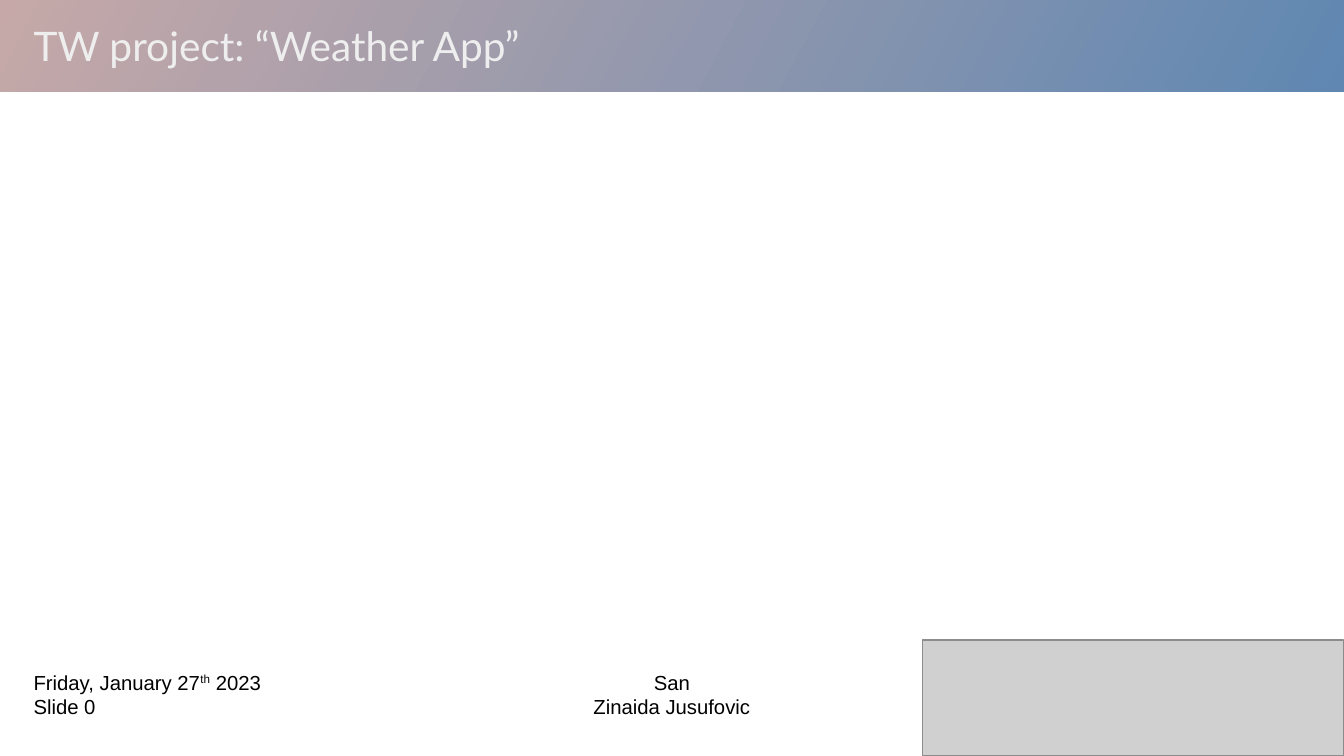
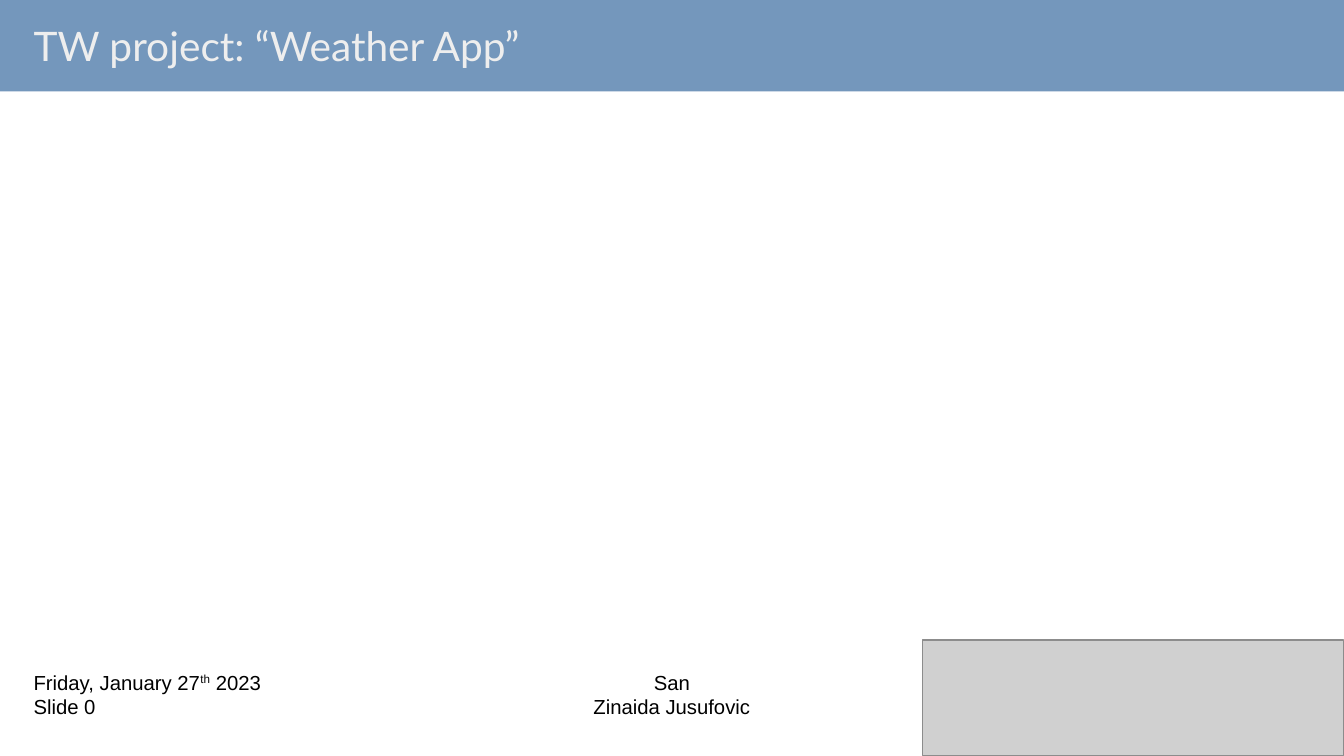
Before and after one commit to CodecoolGlobal/weather-app-javascript-San040893, a slide deck: slide 1 of Presentation/20230127_WeatherApp presentation_San.odp. Drawn at 1344x756 pixels with LibreOffice and Linux fonts; fonts in the diff are those of the drawing; grey boxes stand for pictures. Boxes give left, top, right and bottom in pixels: in the first picture for what was removed or moved away, otherwise in the second. Text is boxed around its words. In the diff, an @@ line names an element or a change of style, - is before the commit and + after.

```diff
--- a/Presentation/20230127_WeatherApp presentation_San.odp
+++ b/Presentation/20230127_WeatherApp presentation_San.odp
@@ rectangle at [0, 0, 1344, 91]: fill gradient #B48C8C to #2A6099 to #2A6099 at 65% opacity @@
```
Also in this commit, not shown: 2 other files.
